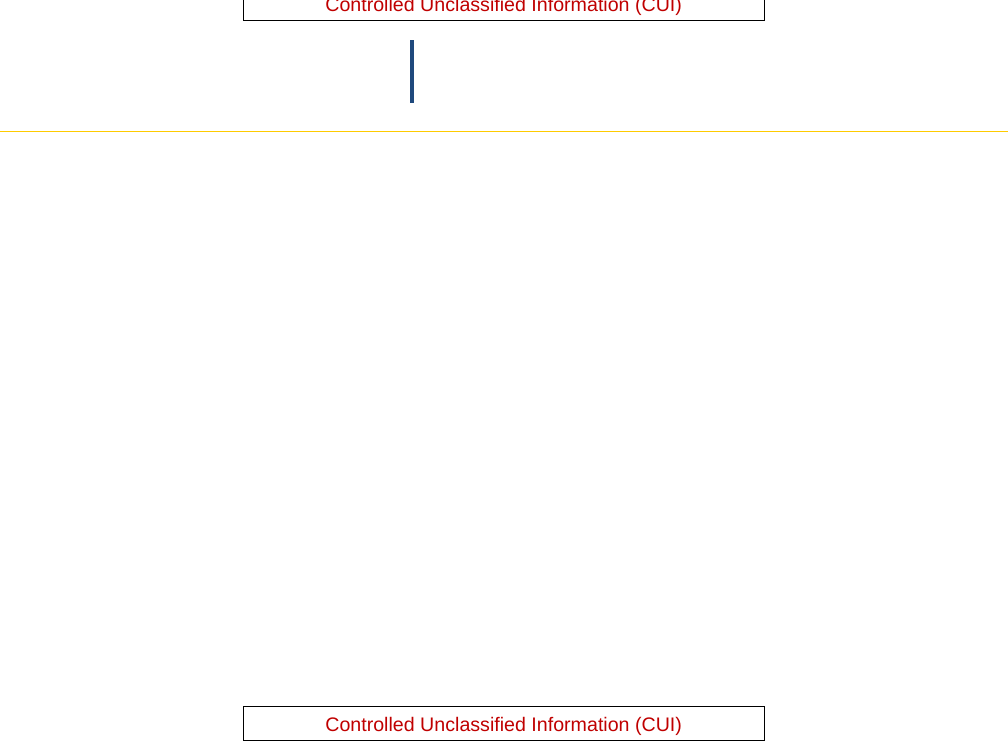
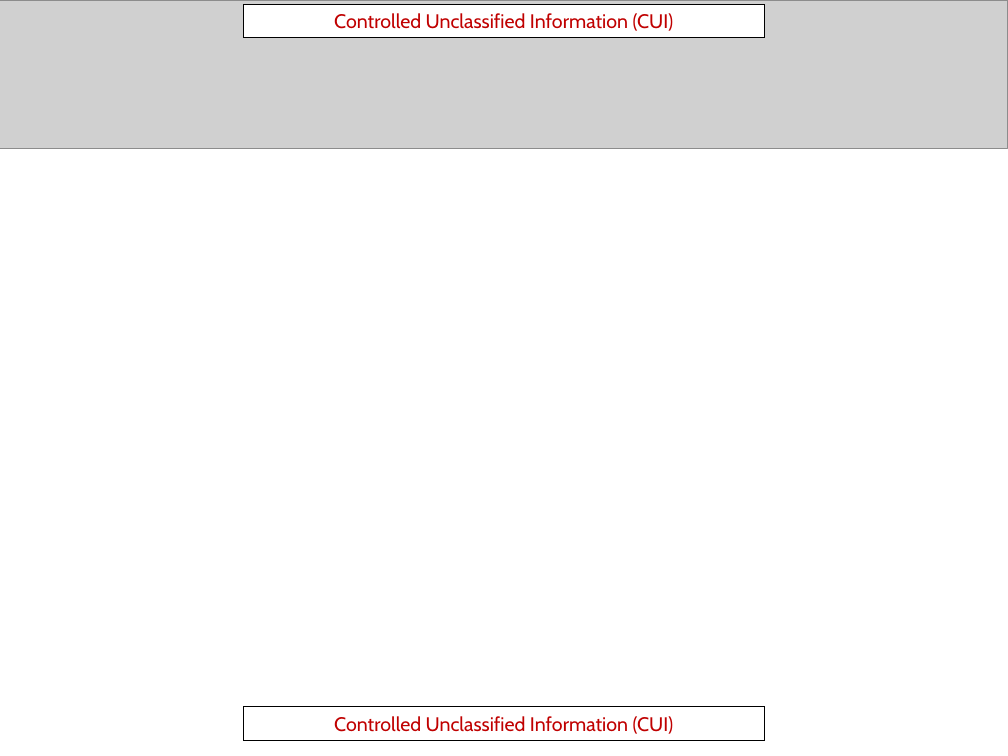
Before and after one commit to Hisha/RepairDashboard, a slide deck: slide 1 of templates/MonthlyReqsTemplate.pptx. Drawn at 1008x756 pixels with LibreOffice and Linux fonts; fonts in the diff are those of the drawing; grey boxes stand for pictures; background and template pictures are left out. Boxes give left, top, right and bottom in pixels: in the first picture for what was removed or moved away, otherwise in the second. Text is boxed around its words. In the diff, an @@ line names an element or a change of style, - is before the commit and + after.

Commit message:
New template

```diff
--- a/templates/MonthlyReqsTemplate.pptx
+++ b/templates/MonthlyReqsTemplate.pptx
@@ picture added at box(0, 0, 1008, 148) @@
@@ rectangle "Controlled Unclassified Information (CUI)" at box(243, 4, 764, 38): font Arial to Cabin @@
@@ rectangle "Controlled Unclassified Information (CUI)": place and size @@
-rectangle "Controlled Unclassified Information (CUI)" at box(243, 0, 764, 21)
+rectangle "Controlled Unclassified Information (CUI)" at box(243, 4, 764, 38)
@@ line removed from (402, 40) to (402, 104) @@
@@ line removed from (412, 40) to (412, 104) @@
@@ line removed from (0, 131) to (1008, 131) @@
@@ rectangle "Controlled Unclassified Information (CUI)" at box(243, 707, 764, 741): font Arial to Cabin @@
```
